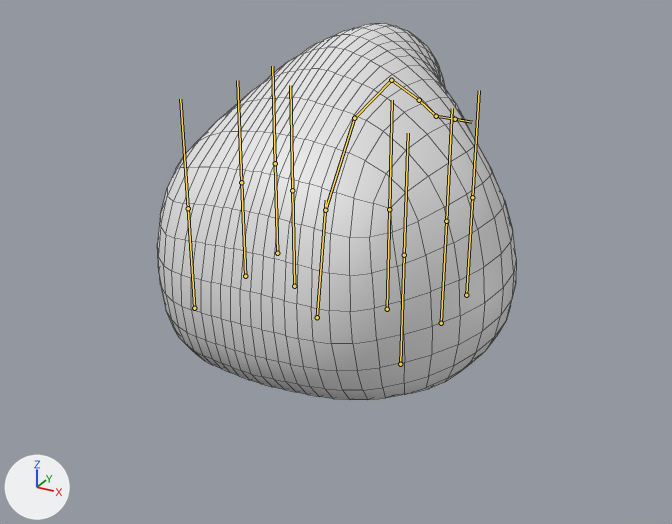
Before and after pictures for a commit that changed the FBX model Blender/Slime.fbx.
Camera for both pictures: a 50 mm lens placed at (1.077, -1.978, 1.194), pointed at (0.001, -0.021, 0.216). The lights are fixed; the arrows at lower left show +X, +Y and +Z. The bones that bend it are drawn over the model as lines. Mesh edges are drawn as thin lines.

In view in the first picture: 'Slime'.
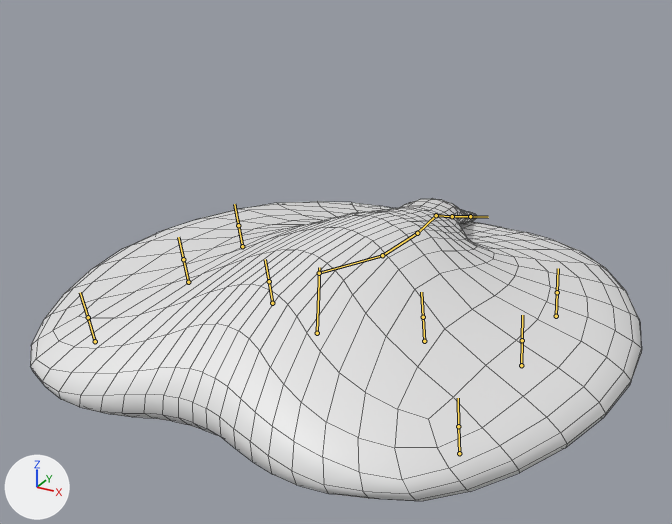
The newer file adds an action. The first version stands in its rest pose; the second is drawn at frame 50 of the action 'Death'.

The change in detail:
Bone 'Bone' (bone_bone) moves from (0.0, 0.0, 0.0) to (0.0, -0.045, -0.008).
Bone 'Bone' (bone_bone) turns from (0, 0, 0) to (5, 0, 0) degrees about its own x, y and z.
Bone 'Bone' (bone_bone) is rescaled from (1.0, 1.0, 1.0) to (1.0, 0.59, 0.99).
Bone 'Bone.001' (bone_bone_001) turns from (0, 0, 0) to (-66, -14, -4) degrees about its own x, y and z.
Bone 'Bone.002' (bone_bone_002) turns from (0, 0, 0) to (45, -6, 12) degrees about its own x, y and z.
Bone 'Bone.003' (bone_bone_003) turns from (0, 0, 0) to (36, -10, 5) degrees about its own x, y and z.
Bone 'Bone.004' (bone_bone_004) turns from (0, 0, 0) to (-20, 5, -7) degrees about its own x, y and z.
Bone 'Bone.005' (bone_bone_005) turns from (0, 0, 0) to (-10, 1, -10) degrees about its own x, y and z.
Bone 'Bone.005' (bone_bone_005) is rescaled from (1.0, 1.0, 1.0) to (0.78, 0.78, 0.78).
Bone 'Bone.006' (bone_bone_006) moves from (0.0, 0.0, 0.0) to (0.102, -0.052, -0.013).
Bone 'Bone.006' (bone_bone_006) is rescaled from (1.0, 1.0, 1.0) to (1.72, 0.48, 1.72).
Bone 'Bone.007' (bone_bone_007) moves from (0.0, 0.0, 0.0) to (-0.083, -0.054, -0.011).
Bone 'Bone.007' (bone_bone_007) is rescaled from (1.0, 1.0, 1.0) to (1.6, 0.44, 1.6).
Bone 'Bone.008' (bone_bone_008) moves from (0.0, 0.0, 0.0) to (0.212, -0.051, -0.013).
Bone 'Bone.008' (bone_bone_008) is rescaled from (1.0, 1.0, 1.0) to (1.72, 0.48, 1.72).
Bone 'Bone.009' (bone_bone_009) moves from (0.0, 0.0, 0.0) to (-0.218, -0.051, -0.013).
Bone 'Bone.009' (bone_bone_009) is rescaled from (1.0, 1.0, 1.0) to (1.72, 0.48, 1.72).
Bone 'Bone.010' (bone_bone_010) moves from (0.0, 0.0, 0.0) to (0.212, -0.055, -0.137).
Bone 'Bone.010' (bone_bone_010) is rescaled from (1.0, 1.0, 1.0) to (1.72, 0.48, 1.72).
Bone 'Bone.011' (bone_bone_011) moves from (0.0, 0.0, 0.0) to (0.212, -0.052, 0.162).
Bone 'Bone.011' (bone_bone_011) is rescaled from (1.0, 1.0, 1.0) to (1.72, 0.48, 1.72).
Bone 'Bone.012' (bone_bone_012) moves from (0.0, 0.0, 0.0) to (-0.218, -0.055, -0.135).
Bone 'Bone.012' (bone_bone_012) is rescaled from (1.0, 1.0, 1.0) to (1.72, 0.48, 1.72).
Bone 'Bone.013' (bone_bone_013) moves from (0.0, 0.0, 0.0) to (-0.218, -0.053, 0.159).
Bone 'Bone.013' (bone_bone_013) is rescaled from (1.0, 1.0, 1.0) to (1.72, 0.48, 1.72).

Boxes [x1, y1, x2, y2] around the edits, measured in the pictures (672 x 524 px):
'Slime', posed (70% wider, 20% shorter): before [157, 23, 516, 400]; after [30, 199, 642, 501]
bone 'Bone', root to tip: before (317, 317) to (326, 200); after (317, 333) to (319, 267)
bone 'Bone.001', root to tip: before (325, 210) to (354, 118); after (319, 273) to (382, 255)
bone 'Bone.002', root to tip: before (354, 118) to (391, 80); after (382, 255) to (417, 233)
bone 'Bone.003', root to tip: before (391, 80) to (419, 100); after (417, 233) to (436, 215)
bone 'Bone.004', root to tip: before (419, 100) to (436, 116); after (436, 215) to (452, 216)
bone 'Bone.005', root to tip: before (436, 116) to (455, 119); after (452, 216) to (470, 216)
bone 'Bone.006', root to tip: before (387, 309) to (389, 209); after (424, 341) to (423, 317)
bone 'Bone.007', root to tip: before (294, 286) to (292, 190); after (272, 303) to (269, 281)
bone 'Bone.008', root to tip: before (441, 323) to (446, 221); after (521, 365) to (522, 340)
bone 'Bone.009', root to tip: before (245, 276) to (241, 182); after (188, 282) to (183, 259)
bone 'Bone.010', root to tip: before (466, 295) to (472, 197); after (556, 316) to (557, 292)
bone 'Bone.011', root to tip: before (400, 364) to (404, 255); after (459, 453) to (458, 426)
bone 'Bone.012', root to tip: before (277, 253) to (275, 163); after (242, 246) to (238, 225)
bone 'Bone.013', root to tip: before (194, 308) to (188, 208); after (95, 341) to (88, 317)
